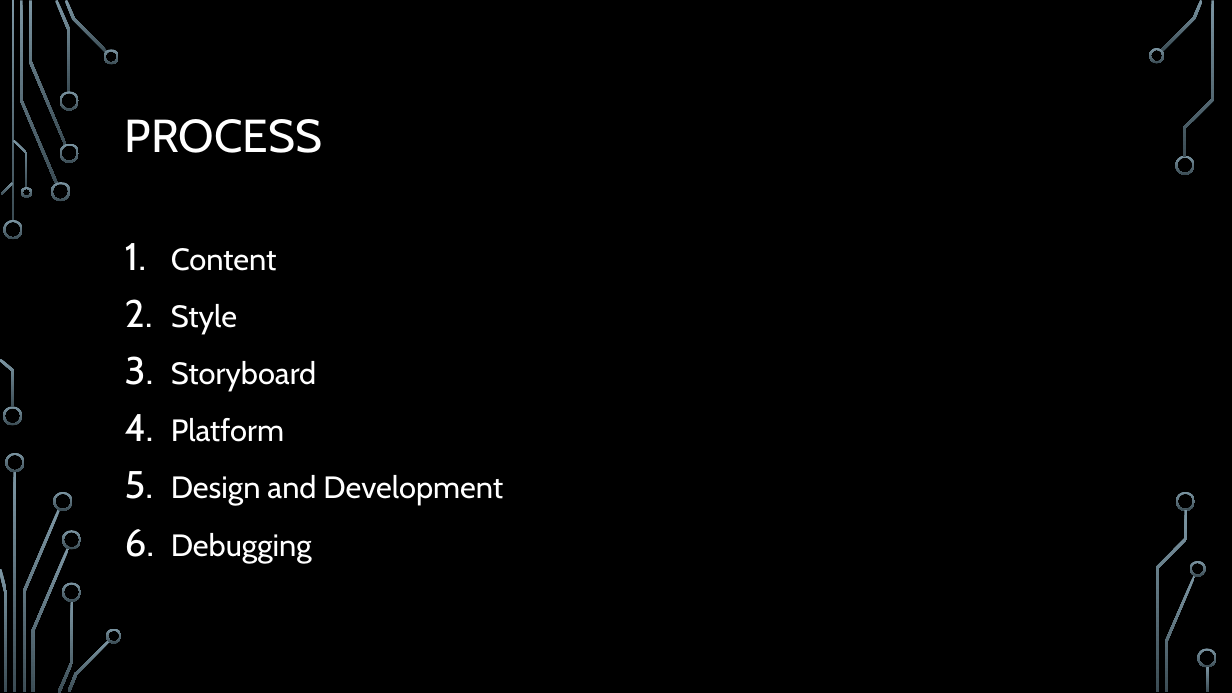
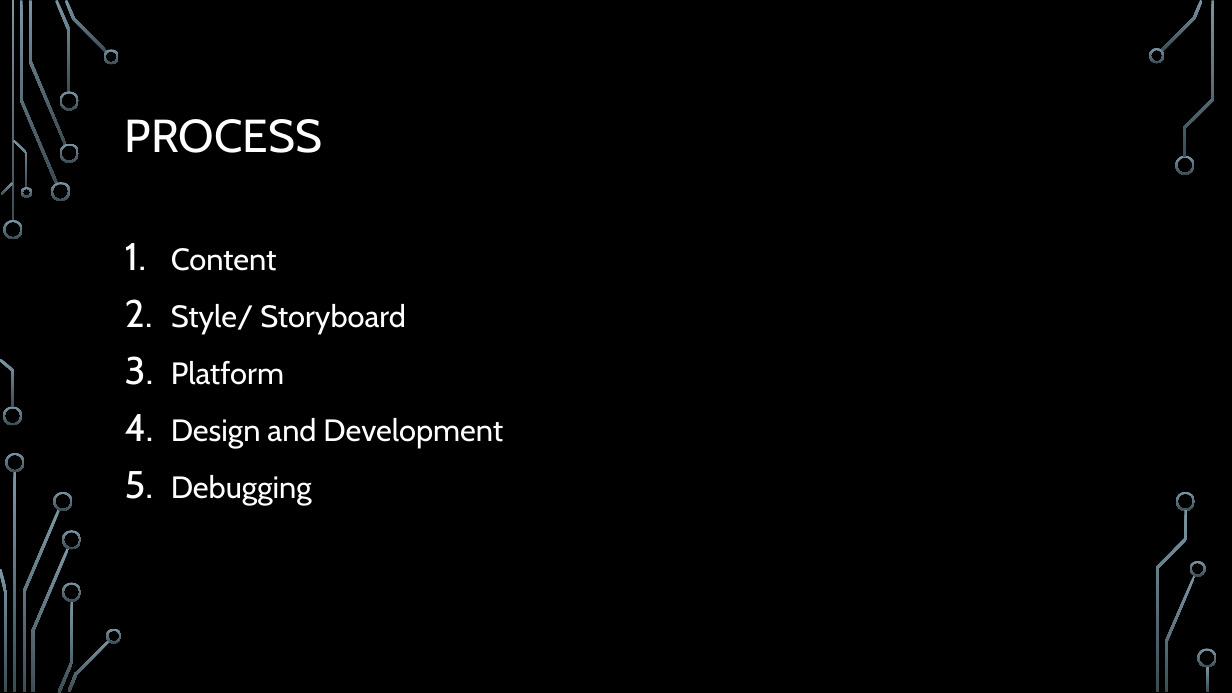
Before and after one commit to MHSCSClub/FBLA_GameSimulation_2014, a slide deck: slide 3 of Powerpoint.pptx. Drawn at 1232x693 pixels with LibreOffice and Linux fonts; fonts in the diff are those of the drawing; background and template pictures are left out. Boxes give left, top, right and bottom in pixels: in the first picture for what was removed or moved away, otherwise in the second. Text is boxed around its words. In the diff, an @@ line names an element or a change of style, - is before the commit and + after.

```diff
--- a/Powerpoint.pptx
+++ b/Powerpoint.pptx
@@ text at <box>171,304,406,334</box>: text changed @@
-2. Style
-3. Storyboard
+2. Style/ Storyboard
```
Also in this commit, not shown: 3 other slides changed, 1 slide added.
